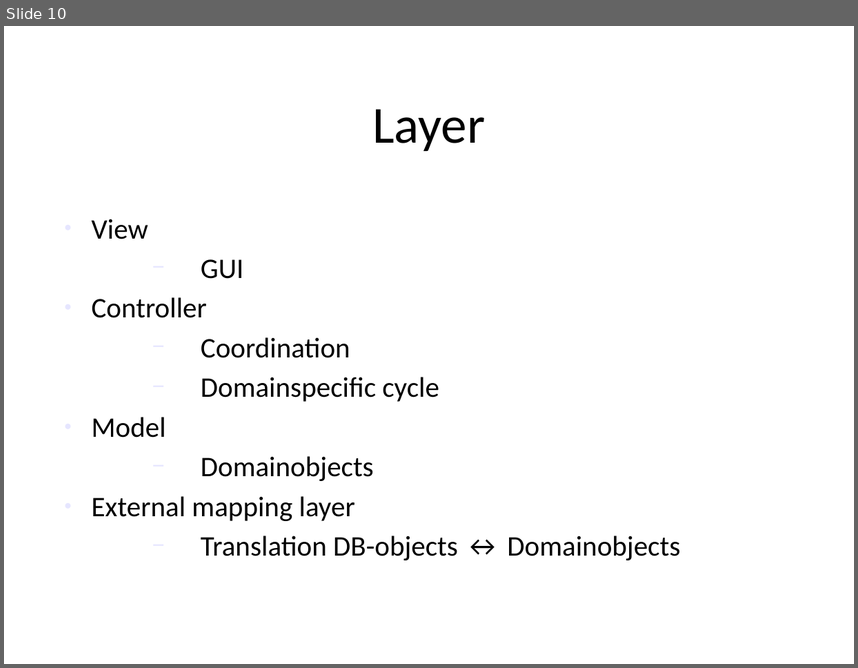
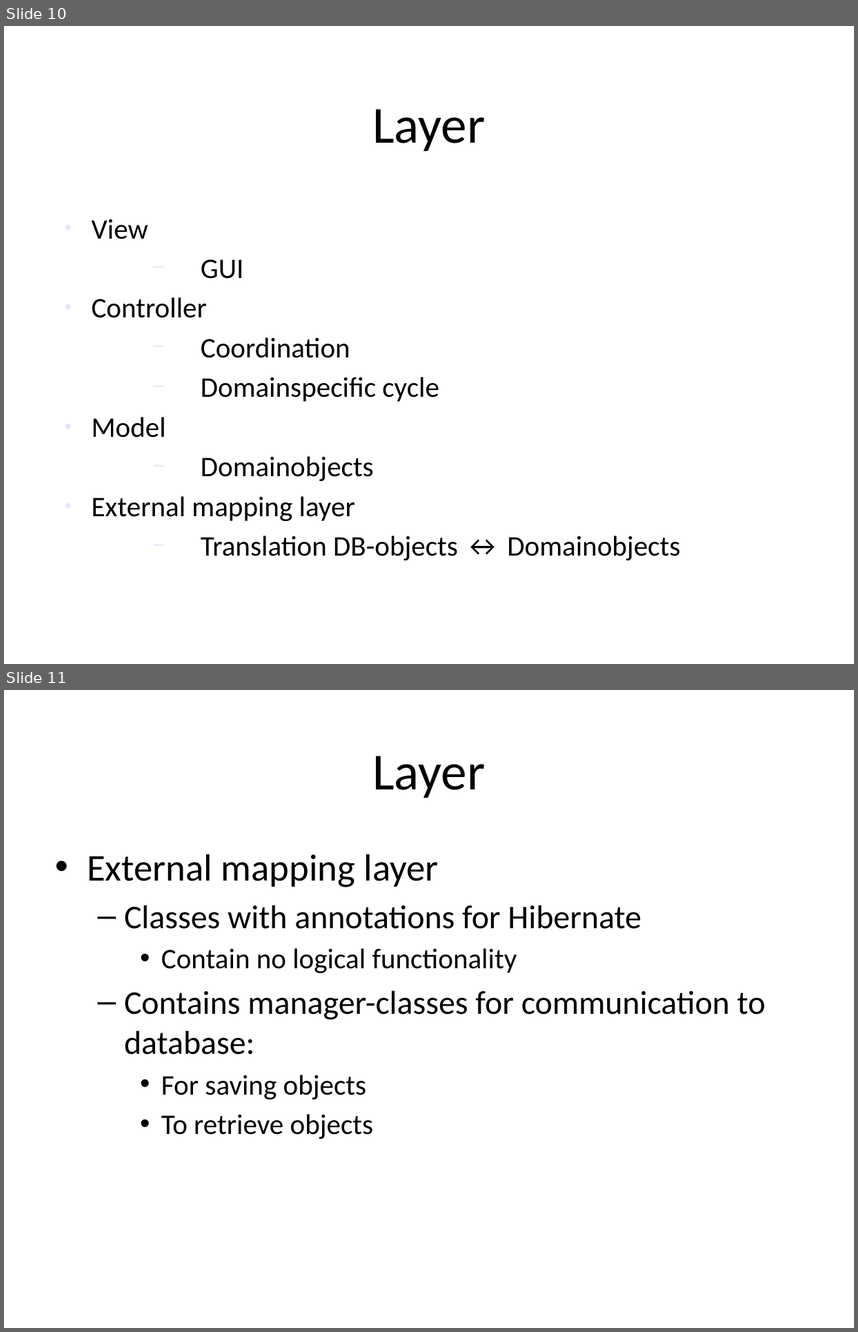
Before and after one commit to markusmo/HotelSoftware, a slide deck: Documentation/Praesentation/PresentationRoomanizer.pptx. Shown one above the other, each under a label of ours: slide 10 before the commit, slides 10 and 11 after it. The pictures are 858x668 and 858x1332 pixels, drawn with LibreOffice and Linux fonts; fonts in the diff are those of the drawing. Boxes give left, top, right and bottom in pixels: in the first picture for what was removed or moved away, otherwise in the second. Text is boxed around its words. In the diff, an @@ line names an element or a change of style, - is before the commit and + after.

```diff
--- a/Documentation/Praesentation/PresentationRoomanizer.pptx
+++ b/Documentation/Praesentation/PresentationRoomanizer.pptx
@@ slide 11 added at bbox=[4, 690, 854, 1328], background #FFFFFF @@
@@ title added at bbox=[372, 756, 485, 798], 44 pt, text #000000 @@
+Layer
@@ text added at bbox=[87, 854, 766, 1138], 28 pt, text #000000 @@
+• External mapping layer
+  – Classes with annotations for Hibernate
+    • Contain no logical functionality
+  – Contains manager-classes for communication to database:
+    • For saving objects
+    • To retrieve objects
```
Also in this commit, not shown: 9 slides changed, 6 other slides added, 3 slides removed, 15 other files.
